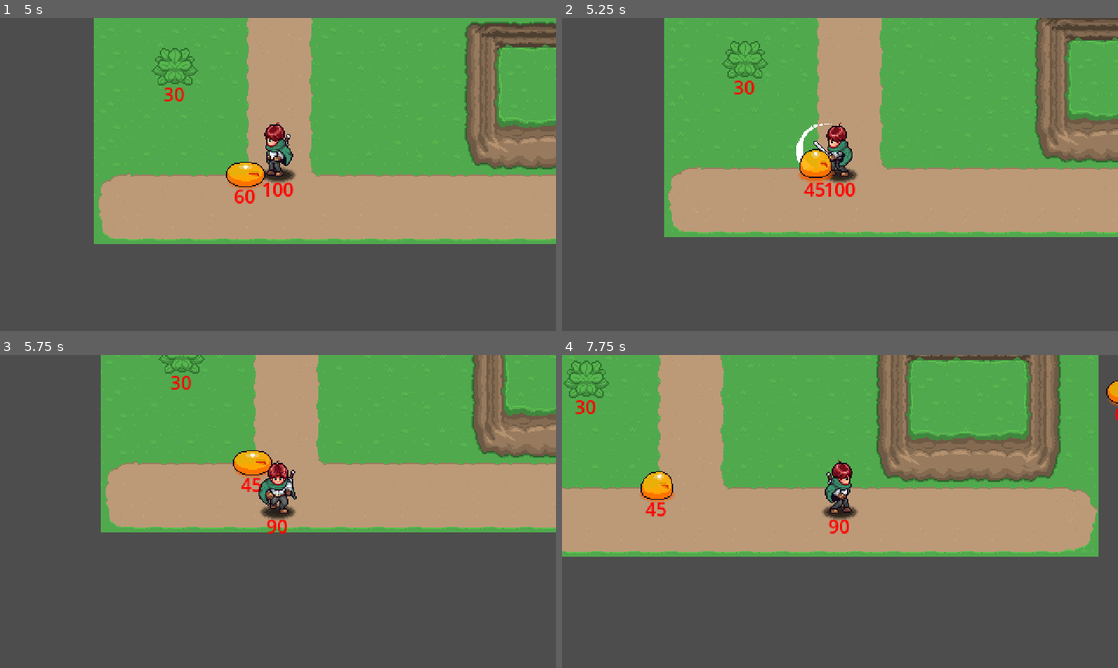
Above: before the commit, frames 1-4 (two rows, left to right).
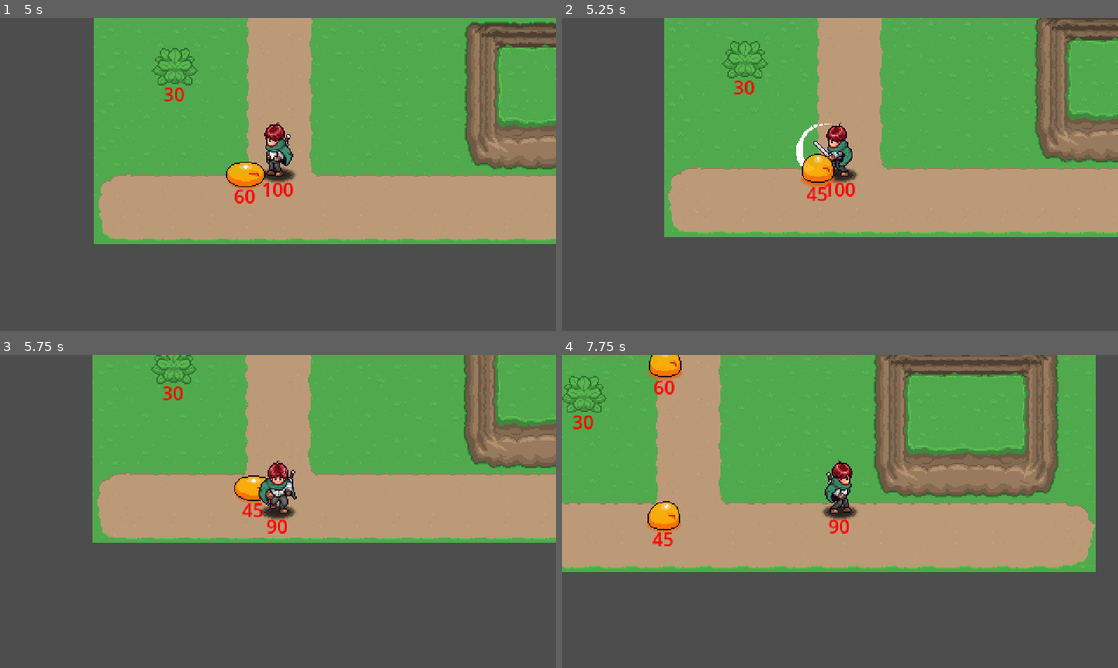
Above: after the commit, the same moments.

Repository: dylanwaling/aarpg
Game: Godot game, scene res://playground.tscn
The game is run twice, just before and just after one commit, with the same random seed, the same clock (stepped at 60 frames per second) and the same inputs. Sound files missing from this copy of the repository are replaced by a short silence.
Inputs (mouse positions are in pixels of both pictures, inside the frame that each line leads up to):
- Up to frame 1 (5 s): move the mouse to (400, 158) at 0.52 s; press the mouse at (400, 158) at 0.53 s; hold D (right) 0.53-1.28 s; move the mouse to (166, 190) at 1.27 s; release the mouse at (166, 190) at 1.28 s; hold S (down) 1.28-2.03 s; click (166, 190) at 1.35 s; move the mouse to (333, 105) at 2.02 s; hold D (right) 2.03-2.78 s; hold Space (dash) 2.03-2.78 s; click (333, 105) at 2.3 s; move the mouse to (250, 237) at 2.77 s; hold W (up) 2.78-3.53 s; click (250, 237) at 2.85 s; move the mouse to (444, 221) at 3.52 s; press the mouse at (444, 221) at 3.53 s; hold A (left) from 3.53 s (still down); move the mouse to (111, 127) at 4.27 s; release the mouse at (111, 127) at 4.28 s; tap Space (dash) at 4.35 s; click (111, 127) at 4.55 s
- Up to frame 2 (5.25 s): move the mouse to (867, 174) at 5.02 s; release A (left) at 5.03 s; press the mouse at (867, 174) at 5.03 s; hold S (down) from 5.03 s (still down)
- Up to frame 3 (5.75 s): keep holding S (down)
- Up to frame 4 (7.75 s): move the mouse to (756, 433) at 5.77 s; release S (down) at 5.78 s; release the mouse at (756, 433) at 5.78 s; hold D (right) 5.78-6.53 s; click (756, 433) at 5.85 s; move the mouse to (962, 495) at 6.52 s; hold W (up) 6.53-7.28 s; hold Space (dash) 6.53-7.28 s; click (962, 495) at 6.8 s; move the mouse to (728, 527) at 7.27 s; hold D (right) from 7.28 s (still down); click (728, 527) at 7.35 s

Frame 1 is identical in both runs. In frame 2, 0.6% of the frame differs, in the area x 42-50%, y 41-59%; in frame 3, 13%; in frame 4, 19%, in the area x 0-100%, y 0-70%.

Commit message:
v0.0.49 knockback close

Diff:
--- a/Enemies/Scripts/Enemy.gd
+++ b/Enemies/Scripts/Enemy.gd
@@ -29,6 +29,7 @@
 var target_player: Player = null               # Reference to the player character to chase/attack
 var is_dead: bool = false                      # Whether this enemy has been defeated
 var post_attack_recovery: bool = false         # True when enemy should ignore player after attacking
+var knockback_timer: float = 0.0               # Timer for knockback duration
 var attack_cooldown_timer: float = 0.0         # Prevents rapid attacks
 
 # ─────────── CONNECTIONS TO CHILD NODES IN THE SCENE ───────────
@@ -88,6 +89,10 @@
 		current.update(dt)
 
 func _physics_process(dt):
+	# Count down knockback timer BEFORE states run (timing is critical!)
+	if knockback_timer > 0.0:
+		knockback_timer -= dt
+
 	# Let the current state handle physics stuff (like setting velocity)
 	if current:
 		current.physics_update(dt)
@@ -207,15 +212,17 @@
 		anim.play(anim_name)
 
 func apply_knockback(knockback_force: Vector2):
-	"""Apply knockback to the enemy with proper decay"""
-	print("Enemy receiving knockback: ", knockback_force)
-
-	# Set the knockback velocity
+	"""Apply knockback to the enemy with proper decay (matches player implementation)"""
+
+	# Set the knockback velocity immediately
 	velocity = knockback_force
 
-	# Create a timer to gradually reduce the knockback
+	# Set knockback timer to prevent movement override
+	knockback_timer = 0.3
+
+	# Create a timer to gradually reduce the knockback (same as player)
 	var tween = create_tween()
-	tween.tween_method(_apply_knockback_decay, knockback_force, Vector2.ZERO, 0.2)
+	tween.tween_method(_apply_knockback_decay, knockback_force, Vector2.ZERO, 0.3)
 
 func _apply_knockback_decay(current_knockback: Vector2):
 	"""Gradually reduce knockback velocity"""
--- a/Enemies/Scripts/EnemyAttackState.gd
+++ b/Enemies/Scripts/EnemyAttackState.gd
@@ -63,7 +63,6 @@
 	if not _attack_activated and _time_left <= (attack_duration - wind_up_time):
 		_activate_attack_hitbox()
 		_attack_activated = true
-		print("Enemy attack hitbox activated once for this attack cycle")
 
 	# When attack is finished, decide what to do next
 	if _time_left <= 0.0:
@@ -79,19 +78,20 @@
 	"""Called after cooldown timer expires to allow attacking again"""
 	_can_attack_again = true
 	enemy.post_attack_recovery = false
-	print("Attack cooldown finished - can attack again")
 
-	# If player is still in range, go back to chase
+	# Resume appropriate behavior based on player proximity
 	if enemy.can_see_player():
-		enemy.change_state(enemy.chase_state)
+		enemy.change_state(enemy.chase_state)  # Continue chasing if player nearby
 	else:
-		# Player left, go to wander
-		enemy.change_state(enemy.wander_state)
+		enemy.change_state(enemy.wander_state)  # Return to wandering if player left
 
 func physics_update(_dt):
-	# Stay still during attack (if stop_movement is true)
-	if stop_movement:
-		enemy.velocity = Vector2.ZERO
+	# Don't override knockback during knockback period
+	if enemy.knockback_timer > 0.0:
+		return
+
+	# Attack state doesn't move the enemy - they stay in place during attack
+	enemy.velocity = Vector2.ZERO
 
 func _activate_attack_hitbox():
 	"""Activate the enemy's damage hitbox to hurt the player"""
--- a/Enemies/Scripts/EnemyChaseState.gd
+++ b/Enemies/Scripts/EnemyChaseState.gd
@@ -37,7 +37,11 @@
 func physics_update(_dt):
 	# Calculate direction to player and move toward them at full speed
 	enemy.direction = enemy.direction_to_player()
-	enemy.velocity = enemy.direction * enemy.move_speed
 
-	# Keep updating the animation to match movement direction
+	# Only set velocity if no active knockback (preserve knockback physics)
+	if enemy.knockback_timer > 0:
+		return  # Don't override knockback during knockback period
+
+	# Move towards player
+	enemy.velocity = enemy.direction * enemy.move_speed	# Keep updating the animation to match movement direction
 	enemy.play_anim("walk")
--- a/Enemies/Scripts/EnemyIdleState.gd
+++ b/Enemies/Scripts/EnemyIdleState.gd
@@ -43,5 +43,9 @@
 		enemy.change_state(enemy.wander_state)
 
 func physics_update(_dt):
-	# Stay still during idle
+	# Don't override knockback during knockback period
+	if enemy.knockback_timer > 0.0:
+		return
+
+	# Idle state: enemy doesn't move
 	enemy.velocity = Vector2.ZERO
--- a/Enemies/Scripts/EnemyWalkState.gd
+++ b/Enemies/Scripts/EnemyWalkState.gd
@@ -51,7 +51,13 @@
 	# Make the enemy actually move by setting their velocity
 	# walk_direction is which way to go, move_speed is how fast
 	enemy.direction = walk_direction
-	enemy.velocity = enemy.direction * enemy.move_speed * 0.5  # Walk slower than chase
+	# Move toward destination at walking speed (preserve knockback)
+	if enemy.knockback_timer > 0.0:
+		print("Walk state [", enemy.name, "]: knockback active, preserving knockback")
+		return  # Don't override knockback during knockback period
+
+	# Move towards target
+	enemy.velocity = walk_direction * enemy.move_speed
 
 	# Keep updating the animation in case direction changed
 	enemy.play_anim("walk")
--- a/Enemies/Scripts/EnemyWanderState.gd
+++ b/Enemies/Scripts/EnemyWanderState.gd
@@ -65,12 +65,13 @@
 		_start_pause()
 
 func physics_update(_dt):
-	# Set velocity based on wander direction and speed
-	if not _is_paused and _wander_distance_left > 0.0:
-		enemy.velocity = _wander_direction * _wander_speed
-	else:
-		# Stop moving when paused
-		enemy.velocity = Vector2.ZERO
+	# Set velocity based on wander direction and speed (preserve knockback)
+	if enemy.knockback_timer > 0.0:
+		return  # Don't override knockback during knockback period
+
+	# Move in wander direction
+	var wander_velocity = _wander_direction * (enemy.move_speed * wander_speed_multiplier)
+	enemy.velocity = wander_velocity
 
 func exit(_to):
 	# Clean up when leaving wander state
--- a/GeneralNodes/Health/Health.gd
+++ b/GeneralNodes/Health/Health.gd
@@ -1,9 +1,14 @@
-## GENERAL HEALTH SYSTEM
+## PROFESSIONAL HEALTH SYSTEM - Universal Health Management Component
 ##
-## A reusable health component that can be added to any node (Player, Enemy, Plant, etc.)
-## Handles health tracking, damage, death, and optional visual health display.
-## Just drag this scene onto your character and adjust max_health as needed.
-## Position the HealthLabel child node in the scene editor to place the health display.
+## Core Features:
+## • Universal health management for any entity (Player, Enemy, Plant, etc.)
+## • Automatic parent method connection (connects to _on_health_died, _on_damage_taken if they exist)
+## • Visual health display with configurable styling
+## • Proper death handling with signals
+## • Setup methods for different entity types (setup_player_health, setup_enemy_health, etc.)
+##
+## Usage: Drag Health.tscn into your scene, configure max_health, call appropriate setup method.
+## Position HealthLabel child node to control where health display appears.
 
 extends Node2D
 
--- a/GeneralNodes/Hitbox/Hitbox.gd
+++ b/GeneralNodes/Hitbox/Hitbox.gd
@@ -1,18 +1,25 @@
-## HITBOX - Deals Damage to Targets
+## PROFESSIONAL HITBOX SYSTEM - Deals Damage via Clean Interface
 ##
-## Simple, focused responsibility: When activated, find targets and damage them once.
-## No complex timing, no state management - just pure damage dealing.
+## Core Responsibilities:
+## • Detects collisions with HurtBox components when activated
+## • Calls hurtbox.take_hit(damage, knockback, source_pos) for each target
+## • Prevents hitting the same target multiple times per activation
+## • Completely controlled via activate()/deactivate() methods
+## • Collision layers set dynamically by AttackState or configured in scene
+##
+## Usage: Set damage/knockback_force properties, then call activate() to start dealing damage.
+## Automatically deactivates when appropriate or call deactivate() manually.
 
 extends Area2D
 class_name Hitbox
 
-# ─────────── CONFIGURATION ───────────
-@export var damage: int = 10
-@export var knockback_force: float = 50.0
+# ─────────── DAMAGE CONFIGURATION ───────────
+@export var damage: int = 10                    # Damage dealt to each target hit
+@export var knockback_force: float = 50.0       # Knockback strength applied to targets
 
-# ─────────── INTERNAL STATE ───────────
-var _is_active: bool = false
-var _targets_hit: Array[Node] = []
+# ─────────── INTERNAL STATE (DO NOT MODIFY) ───────────
+var _is_active: bool = false                    # Whether hitbox is currently dealing damage
+var _targets_hit: Array[Node] = []              # Prevents hitting same target multiple times
 
 func _ready():
 	# Start disabled
--- a/GeneralNodes/Hurtbox/HurtBox.gd
+++ b/GeneralNodes/Hurtbox/HurtBox.gd
@@ -1,7 +1,14 @@
-## HURTBOX - Receives Damage and Forwards to Health
+## PROFESSIONAL HURTBOX SYSTEM - Receives Damage via Clean Interface
 ##
-## Simple interface: take_hit() method that finds health component and applies damage.
-## No complex collision logic - just clean damage forwarding.
+## Core Responsibilities:
+## • Receives damage through take_hit(damage, knockback, source_pos) method calls
+## • Automatically finds and forwards damage to Health component
+## • Applies knockback to parent entity (Player/Enemy/Plant)
+## • Provides damage immunity period to prevent rapid-fire damage
+## • Collision layers configured in scene editor, not hardcoded in script
+##
+## Usage: Just add to scene and set collision layer. Everything else is automatic.
+## Setup methods (setup_player_hurtbox, etc.) exist for organization but are optional.
 
 extends Area2D
 class_name HurtBox
@@ -23,12 +30,10 @@
 func take_hit(damage_amount: int, knockback_force: float, source_position: Vector2):
 	"""Main interface - called by hitboxes to deal damage"""
 	if not _health_component:
-		print("HurtBox: No health component found!")
 		return
 
-	# Check damage immunity
+	# Check damage immunity (prevents rapid damage from same source)
 	if _damage_immunity_timer > 0.0:
-		print("HurtBox: Still immune to damage (" + str(_damage_immunity_timer) + "s left)")
 		return
 
 	# Start immunity period
@@ -37,9 +42,9 @@
 	# Apply damage
 	_health_component.take_damage(damage_amount)
 
-	# Apply knockback to parent
+	# Apply knockback to parent (skip for plants and environment objects)
 	var parent = get_parent()
-	if parent and parent.has_method("apply_knockback") and knockback_force > 0:
+	if parent and parent.has_method("apply_knockback") and knockback_force > 0 and not parent.is_in_group("environment"):
 		var direction = (global_position - source_position).normalized()
 		var knockback_vector = direction * knockback_force
 		parent.apply_knockback(knockback_vector)
@@ -82,16 +87,22 @@
 # ─────────── MODULAR SETUP METHODS ───────────
 # Setup methods for different entity types - now just for debugging
 func setup_player_hurtbox():
-	"""Configure this hurtbox to receive damage as a player"""
-	print("Player HurtBox setup called - Scene Layer: ", collision_layer, " Scene Mask: ", collision_mask)
+	"""Setup method for player hurtbox - collision layers read from scene"""
+	# This method exists for organization/debugging but collision settings
+	# are configured in the scene editor, not in code
+	pass
 
 func setup_enemy_hurtbox():
-	"""Configure this hurtbox to receive damage as an enemy"""
-	print("Enemy HurtBox setup called - Scene Layer: ", collision_layer, " Scene Mask: ", collision_mask)
+	"""Setup method for enemy hurtbox - collision layers read from scene"""
+	# This method exists for organization/debugging but collision settings
+	# are configured in the scene editor, not in code
+	pass
 
 func setup_environment_hurtbox():
-	"""Configure this hurtbox for environment objects (plants, etc.)"""
-	print("Environment HurtBox setup called - Scene Layer: ", collision_layer, " Scene Mask: ", collision_mask)
+	"""Setup method for environment hurtbox - collision layers read from scene"""
+	# This method exists for organization/debugging but collision settings
+	# are configured in the scene editor, not in code
+	pass
 
 # Note: Visual effects and death handling are now managed by the Health component
 
--- a/Player/Scripts/player.gd
+++ b/Player/Scripts/player.gd
@@ -169,18 +169,14 @@
 	pass
 
 func apply_knockback(knockback_force: Vector2):
-	"""Apply knockback to the player with proper decay"""
-	print("Player receiving knockback: ", knockback_force)
-
-	# Set the knockback velocity
+	"""Apply knockback to the player with proper decay (matches enemy implementation)"""
+	# Set the knockback velocity immediately
 	velocity = knockback_force
 
-	# Create a timer to gradually reduce the knockback
+	# Create a timer to gradually reduce the knockback (same as enemy)
 	var tween = create_tween()
 	tween.tween_method(_apply_knockback_decay, knockback_force, Vector2.ZERO, 0.3)
 
 func _apply_knockback_decay(current_knockback: Vector2):
-	"""Gradually reduce knockback velocity"""
-	# Only apply if we're not already moving (don't interfere with player movement)
-	if direction == Vector2.ZERO:
-		velocity = current_knockback
+	"""Gradually reduce knockback velocity (matches enemy implementation)"""
+	velocity = current_knockback
--- a/Props/Plants/Plant.gd
+++ b/Props/Plants/Plant.gd
@@ -10,20 +10,22 @@
 
 # Node references
 @onready var sprite: Sprite2D = $Sprite2D
-@onready var hurtbox: Area2D = $HurtBox  # Changed from hitbox to hurtbox
-@onready var static_body: StaticBody2D = $StaticBody2D
-@onready var health_component: Node2D = $Health     # The health management component
+@onready var hurtbox: Area2D = $HurtBox  # The component that receives damage
+@onready var static_body: StaticBody2D = $StaticBody2D  # The collision body
 
 func _ready():
+	# Add to environment group (prevents knockback attempts)
+	add_to_group("environment")
+
 	# Configure using new professional system
 	if hurtbox and hurtbox.has_method("setup_environment_hurtbox"):
 		hurtbox.setup_environment_hurtbox()  # Set up collision for plant
 
 	# Set up health component for plants - 30 HP for 2 hits (15 damage × 2 = 30)
+	var health_component = get_node("Health")
 	if health_component:
 		health_component.setup_plant_health(30, true)  # 30 HP, show display
-		# Connect to death signal (it's called 'died', not 'entity_died')
-		health_component.died.connect(_on_health_died)
+		# Health component will auto-connect to _on_health_died method
 
 func break_plant():
 	"""Handle the plant breaking when health reaches 0"""
@@ -60,6 +62,7 @@
 	is_broken = false
 
 	# Reset health component
+	var health_component = get_node("Health")
 	if health_component:
 		health_component.reset_health()
 
